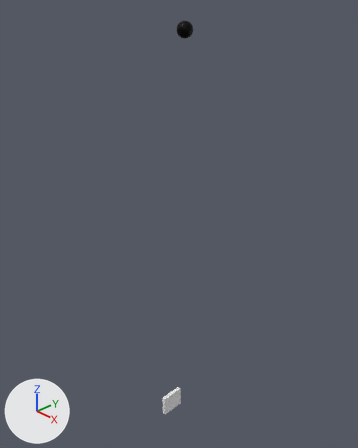
Renders of the Blender file RawAssets/Pinball_001.blend from each side of a commit.
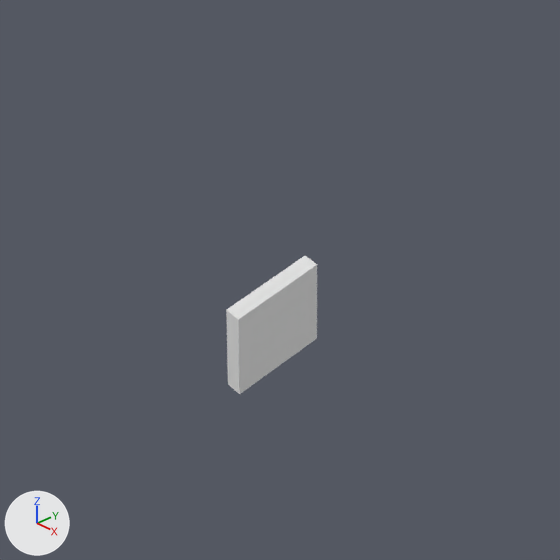
Each version is shown whole from a 50 mm camera at (0.65, -0.591, 0.922) aimed at (0.009, 0.016, 0.49), then close up on the part from 33% to 64% of the width and 75% to 100% of the height. The lights are fixed; the arrows at lower left show +X, +Y and +Z. Objects named as collision shapes, trigger or cutter boxes, shadow casters or lower levels of detail are left out.

Objects in the first close-up: 'PalCollision'.
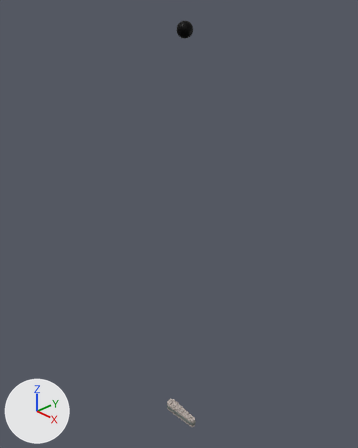
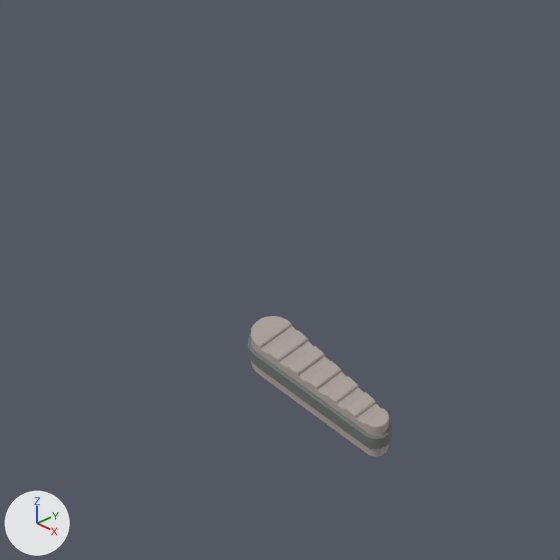
Location of each change, [x1, y1, x2, y2] in pixels of the close-ups (560 x 560 px):
'Bat_001', shown
    after: [248, 316, 392, 456]
'PalCollision', hidden
    before: [226, 256, 317, 394]

What changed in the scene script:
```text
Change ob_bat_001:
    remove ob_bat_001.hide_set(True)
Change ob_palcollision:
    add ob_palcollision.hide_set(True)
```
